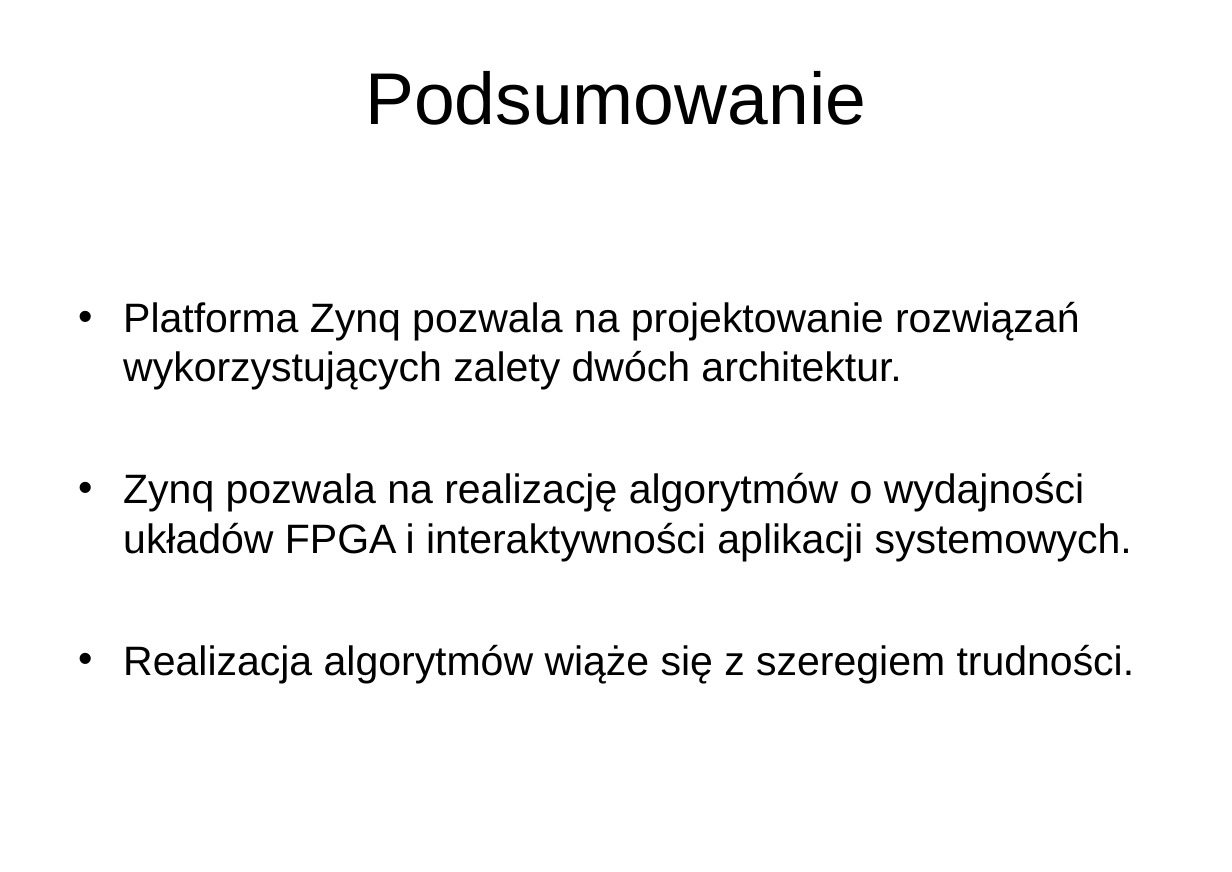
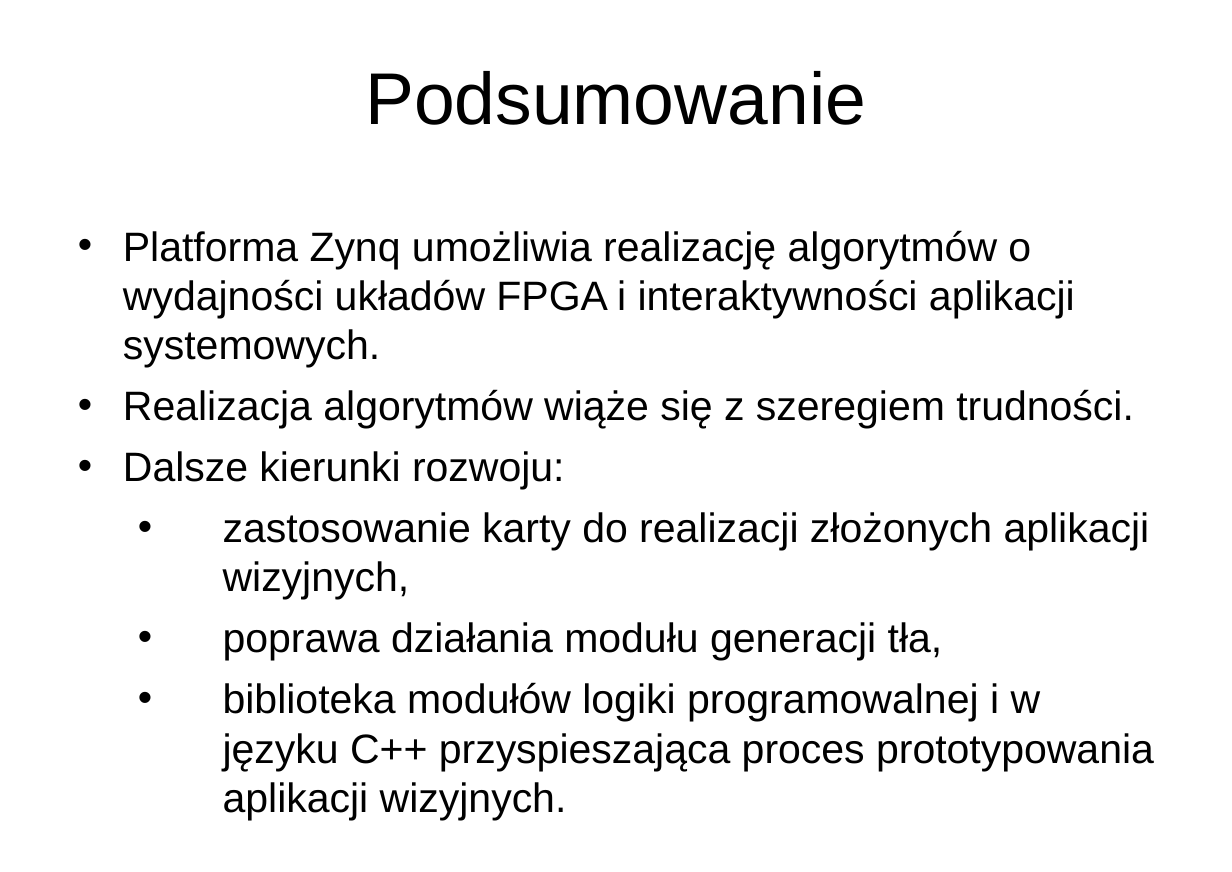
Before and after one commit to wgml/magister-doc, a slide deck: slide 12 of prezentacja.pptx (slide 11 before the commit). Drawn at 1232x872 pixels with LibreOffice and Linux fonts; fonts in the diff are those of the drawing; background and template pictures are left out. Boxes give left, top, right and bottom in pixels: in the first picture for what was removed or moved away, otherwise in the second. Text is boxed around its words. In the diff, an @@ line names an element or a change of style, - is before the commit and + after.

```diff
--- a/prezentacja.pptx
+++ b/prezentacja.pptx
@@ text "Platforma Zynq umożliwia realizację algorytmów ...": place and size @@
-text "Platforma Zynq umożliwia realizację algorytmów ..." at <box>123,301,1135,683</box>
+text "Platforma Zynq umożliwia realizację algorytmów ..." at <box>123,230,1154,820</box>
@@ text at <box>123,230,1075,367</box>: text changed @@
-• Platforma Zynq pozwala na projektowanie rozwiązań wykorzystujących zalety dwóch architektur.
-• Zynq pozwala na realizację algorytmów o wydajności układów FPGA i interaktywności aplikacji systemowych.
+• Platforma Zynq umożliwia realizację algorytmów o wydajności układów FPGA i interaktywności aplikacji systemowych.
@@ text at <box>123,451,1154,820</box>: paragraphs added @@
+• Dalsze kierunki rozwoju:
+  • zastosowanie karty do realizacji złożonych aplikacji wizyjnych,
+  • poprawa działania modułu generacji tła,
+  • biblioteka modułów logiki programowalnej i w języku C++ przyspieszająca proces prototypowania aplikacji wizyjnych.
```
Also in this commit, not shown: 8 other slides changed, 1 slide added, 1 other file.
